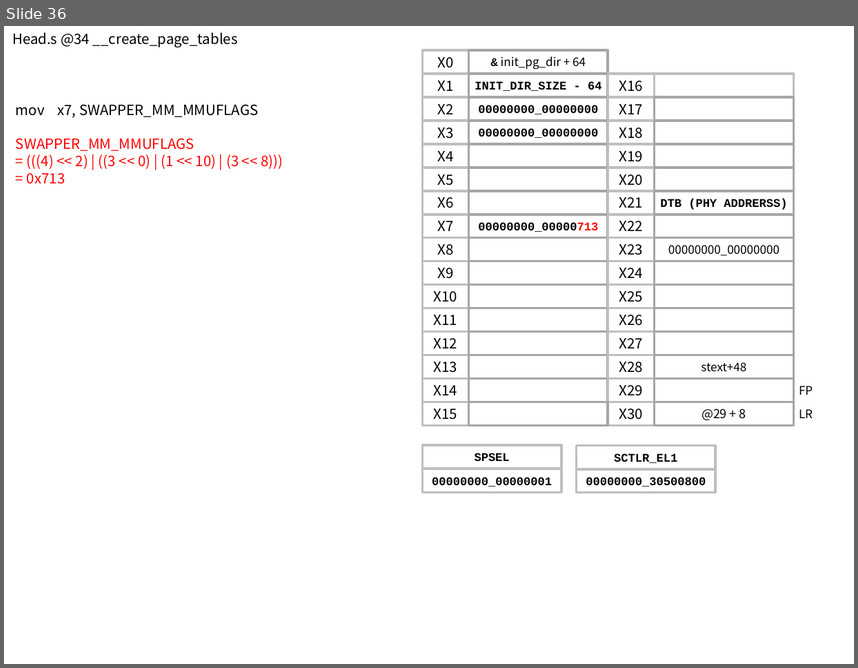
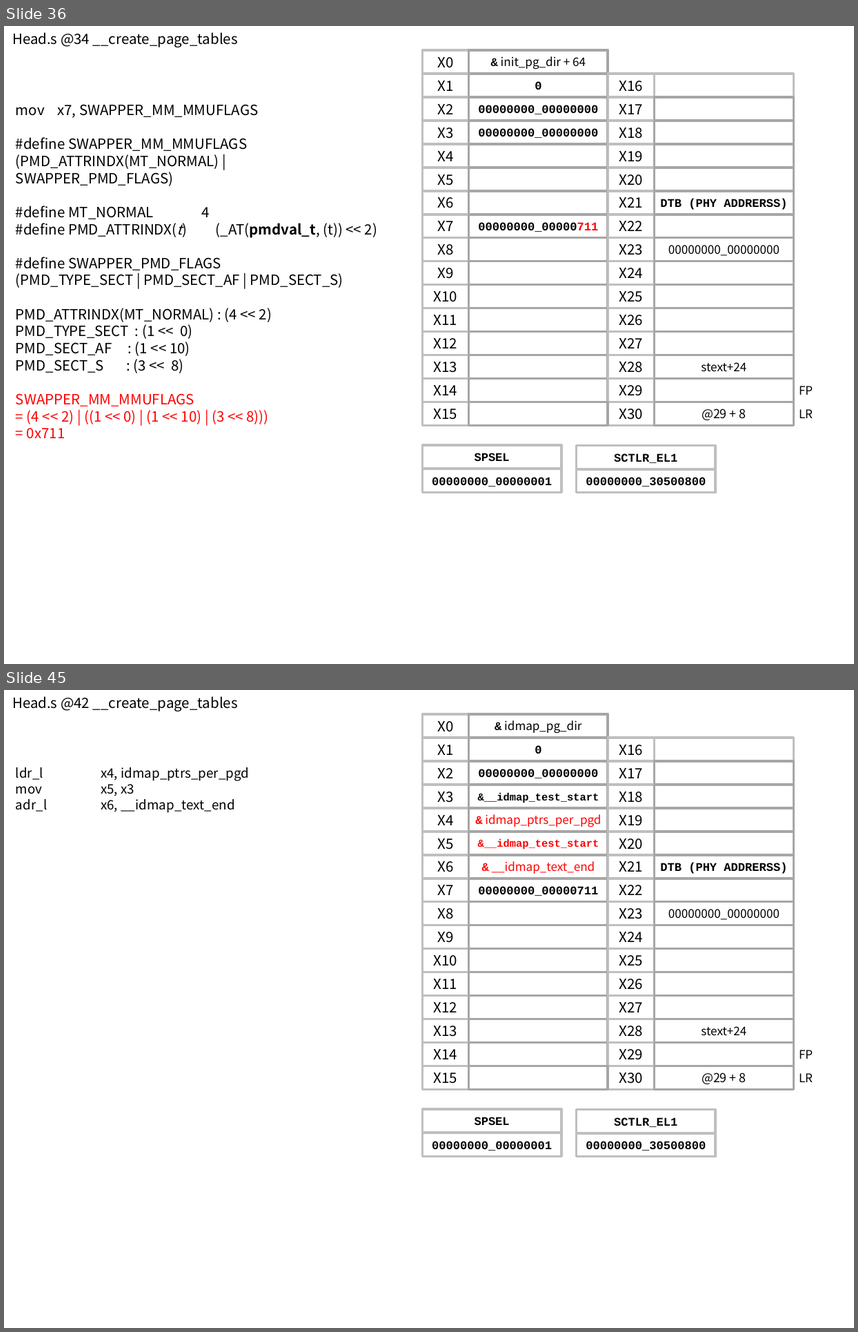
Before and after one commit to iamroot16a/study, a slide deck: 분석자료/head.S/head.s.pptx. Shown one above the other, each under a label of ours: slide 36 before the commit, slides 36 and 45 after it; the slides between them are not shown. The pictures are 858x668 and 858x1332 pixels, drawn with LibreOffice and Linux fonts; fonts in the diff are those of the drawing. Boxes give left, top, right and bottom in pixels: in the first picture for what was removed or moved away, otherwise in the second. Text is boxed around its words. In the diff, an @@ line names an element or a change of style, - is before the commit and + after.

```diff
--- a/분석자료/head.S/head.s.pptx
+++ b/분석자료/head.S/head.s.pptx
@@ slide 45 added at <box>4,690,854,1328</box>, background #FFFFFF @@
@@ text added at <box>12,696,238,711</box>, 12 pt, text #000000 @@
+Head.s @42 __create_page_tables
@@ text added at <box>16,767,249,813</box>, 11 pt, text #000000 @@
+ldr_l x4, idmap_ptrs_per_pgd
+mov x5, x3
+adr_l x6, __idmap_text_end
@@ group added at <box>422,715,813,1090</box>: 62 rectangles, 2 texts @@
+X0
+& idmap_pg_dir
+X1
+0
+X2
+00000000_00000000
+X3
+&__idmap_test_start
+X4
+& idmap_ptrs_per_pgd
+X5
+&__idmap_test_start
+X6
+& __idmap_text_end
+X7
+00000000_00000711
+X8
+X9
+X10
+X11
+X12
+X13
+X14
+X16
+X17
+X18
+X19
+X20
+X21
+DTB (PHY ADDRERSS)
+X22
+X23
+00000000_00000000
+X24
+X25
+X26
+X27
+X28
+stext+24
+X29
+X30
+@29 + 8
+X15
+FP
+LR
@@ rectangle added at <box>422,1109,562,1133</box>, outline #BFBFBF 2 pt, 10 pt, text #000000, bold @@
+SPSEL
@@ rectangle added at <box>576,1109,715,1133</box>, outline #BFBFBF 2 pt, 10 pt, text #000000, bold @@
+SCTLR_EL1
@@ rectangle added at <box>422,1133,562,1156</box>, outline #BFBFBF 2 pt, 10 pt, text #000000, bold @@
+00000000_00000001
@@ rectangle added at <box>576,1133,715,1156</box>, outline #BFBFBF 2 pt, 10 pt, text #000000, bold @@
+00000000_30500800
@@ slide 36 changed as well @@
@@ text in rectangle at <box>535,81,542,89</box>: text changed @@
-INIT_DIR_SIZE - 64
+0
@@ text at <box>16,137,377,373</box>: paragraphs added @@
+#define SWAPPER_MM_MMUFLAGS
+(PMD_ATTRINDX(MT_NORMAL) | SWAPPER_PMD_FLAGS)
+#define MT_NORMAL 4
+#define PMD_ATTRINDX(t) (_AT(pmdval_t, (t)) << 2)
+#define SWAPPER_PMD_FLAGS
+(PMD_TYPE_SECT | PMD_SECT_AF | PMD_SECT_S)
+PMD_ATTRINDX(MT_NORMAL) : (4 << 2)
+PMD_TYPE_SECT : (1 << 0)
+PMD_SECT_AF : (1 << 10)
+PMD_SECT_S : (3 << 8)
@@ text in rectangle at <box>478,222,598,232</box>: text changed @@
-00000000_00000713
+00000000_00000711
@@ text in rectangle at <box>701,362,746,372</box>: text changed @@
-stext+48
+stext+24
@@ text at <box>27,410,269,439</box>: text changed @@
-= (((4) << 2) | ((3 << 0) | (1 << 10) | (3 << 8)))
-= 0x713
+= (4 << 2) | ((1 << 0) | (1 << 10) | (3 << 8)))
+= 0x711
```
Also in this commit, not shown: 9 other slides changed, 11 other slides added, 2 other files.
